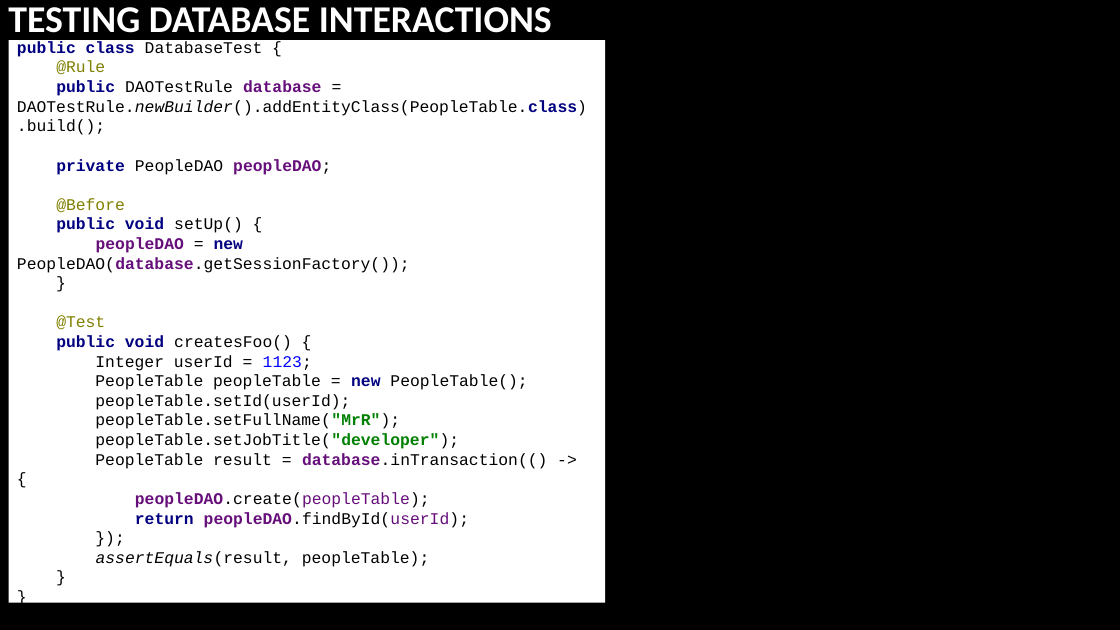
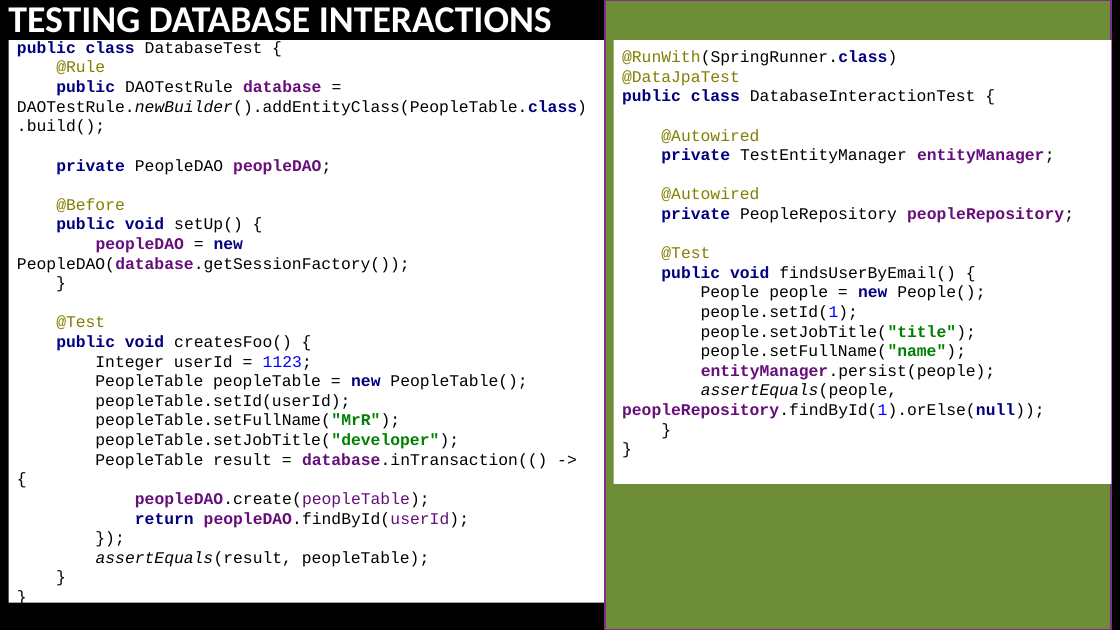
Before and after one commit to arenat/wiza_1, a slide deck: slide 55 of wiza.pptx (slide 52 before the commit). Drawn at 1120x630 pixels with LibreOffice and Linux fonts; fonts in the diff are those of the drawing; background and template pictures are left out. Boxes give left, top, right and bottom in pixels: in the first picture for what was removed or moved away, otherwise in the second. Text is boxed around its words. In the diff, an @@ line names an element or a change of style, - is before the commit and + after.

```diff
--- a/wiza.pptx
+++ b/wiza.pptx
@@ rectangle added at <box>605,0,1112,630</box>, fill #6D8E37, outline #7F2E8F 1.5 pt @@
@@ rectangle added at <box>614,40,1112,484</box>, fill #FFFFFF, 14 pt, text #000000 @@
+@RunWith(SpringRunner.class)
+@DataJpaTest
+public class DatabaseInteractionTest {
+@Autowired
+private TestEntityManager entityManager;
+@Autowired
+private PeopleRepository peopleRepository;
+@Test
+public void findsUserByEmail() {
+People people = new People();
+people.setId(1);
+people.setJobTitle("title");
+people.setFullName("name");
+entityManager.persist(people);
+assertEquals(people, peopleRepository.findById(1).orElse(null));
+}
+}
```
Also in this commit, not shown: 34 other slides changed, 3 slides added, 1 other file.
